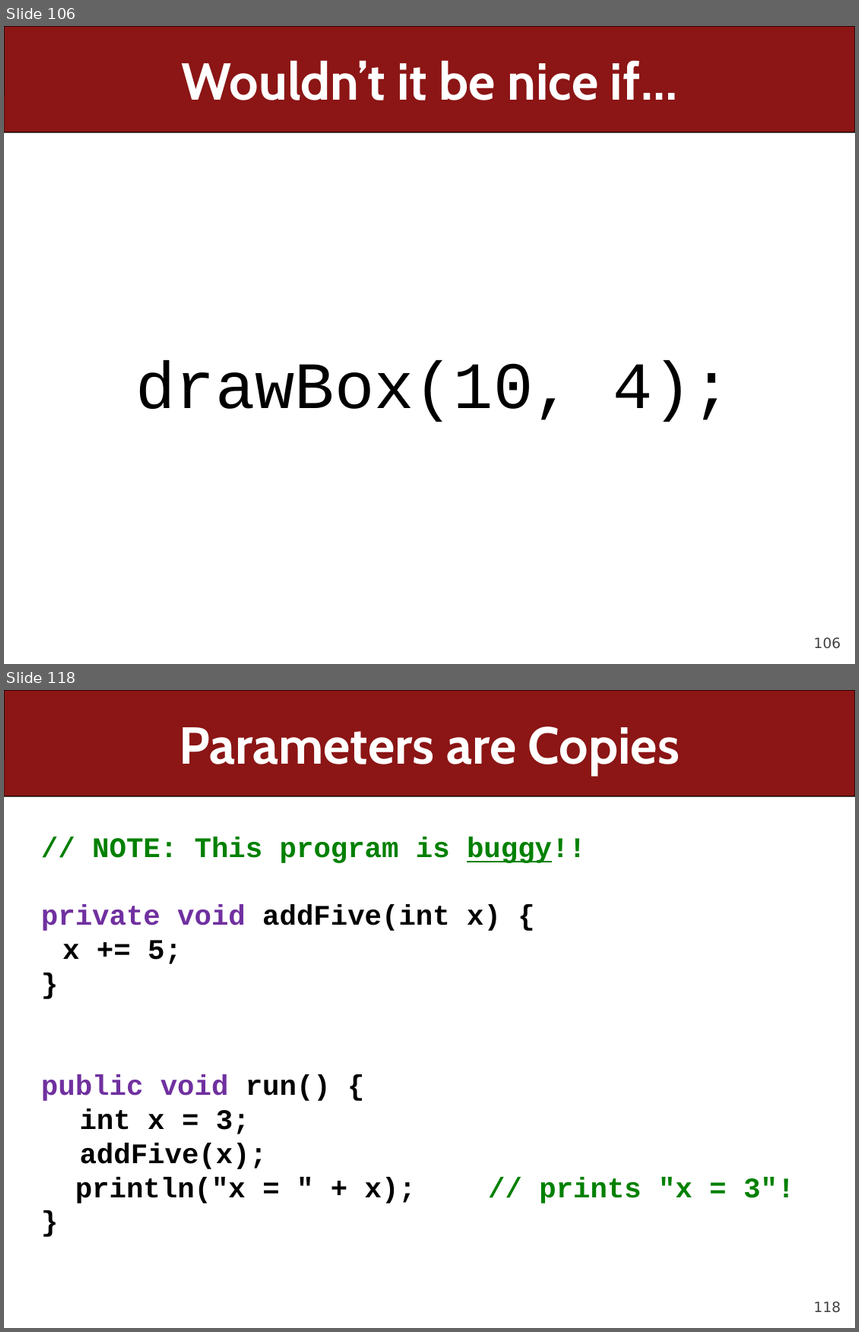
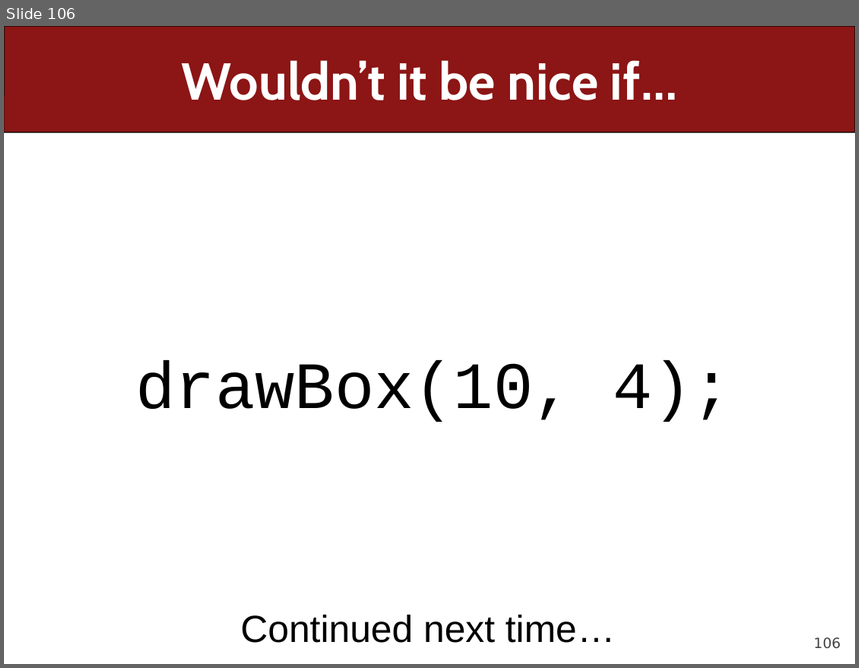
Before and after one commit to ckincaid17/cs106a-summer-2018, a slide deck: WWW/lectures/Lecture6/Lecture6.pptx. Shown one above the other, each under a label of ours: slides 106 and 118 before the commit, slide 106 after it; the slides between them are not shown. The pictures are 859x1332 and 859x668 pixels, drawn with LibreOffice and Linux fonts; fonts in the diff are those of the drawing. Boxes give left, top, right and bottom in pixels: in the first picture for what was removed or moved away, otherwise in the second. Text is boxed around its words. In the diff, an @@ line names an element or a change of style, - is before the commit and + after.

```diff
--- a/WWW/lectures/Lecture6/Lecture6.pptx
+++ b/WWW/lectures/Lecture6/Lecture6.pptx
@@ slide 118 removed at box(4, 690, 855, 1328), background #FFFFFF; not listed: 2 template elements that a slide beside it also shows @@
@@ title removed at box(179, 726, 680, 775) @@
-Parameters are Copies
@@ text removed at box(41, 837, 794, 1204) @@
-// NOTE: This program is buggy!!
-private void addFive(int x) {
-x += 5;
-}
-public void run() {
-int x = 3;
-addFive(x);
-println("x = " + x); // prints "x = 3"!
-}
@@ slide 106 changed as well @@
@@ text added at box(240, 615, 616, 643), 32 pt, text #000000 @@
+Continued next time…
```
Also in this commit, not shown: 1 other slide changed, 13 other slides removed, 19 other files.
